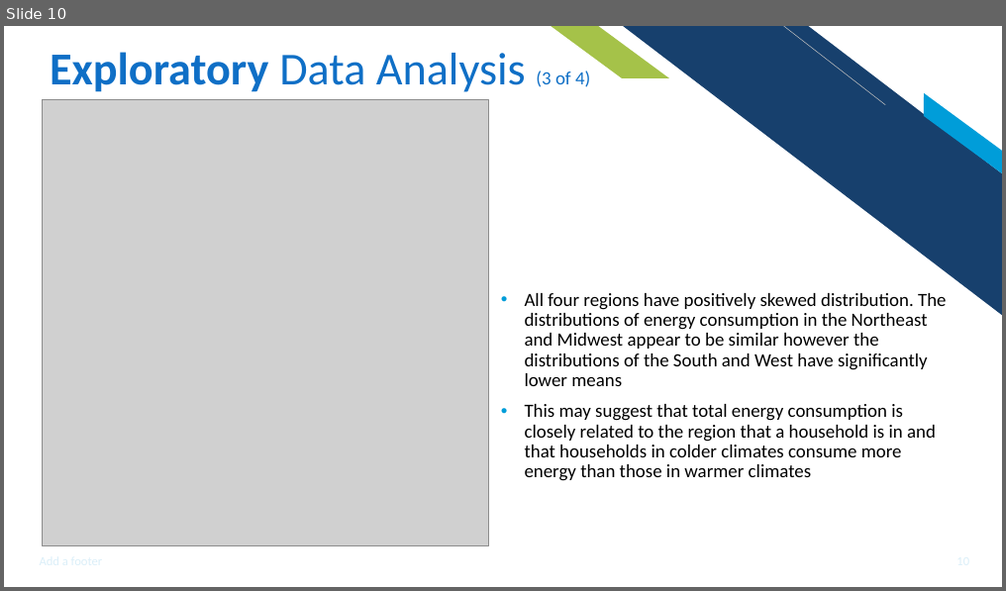
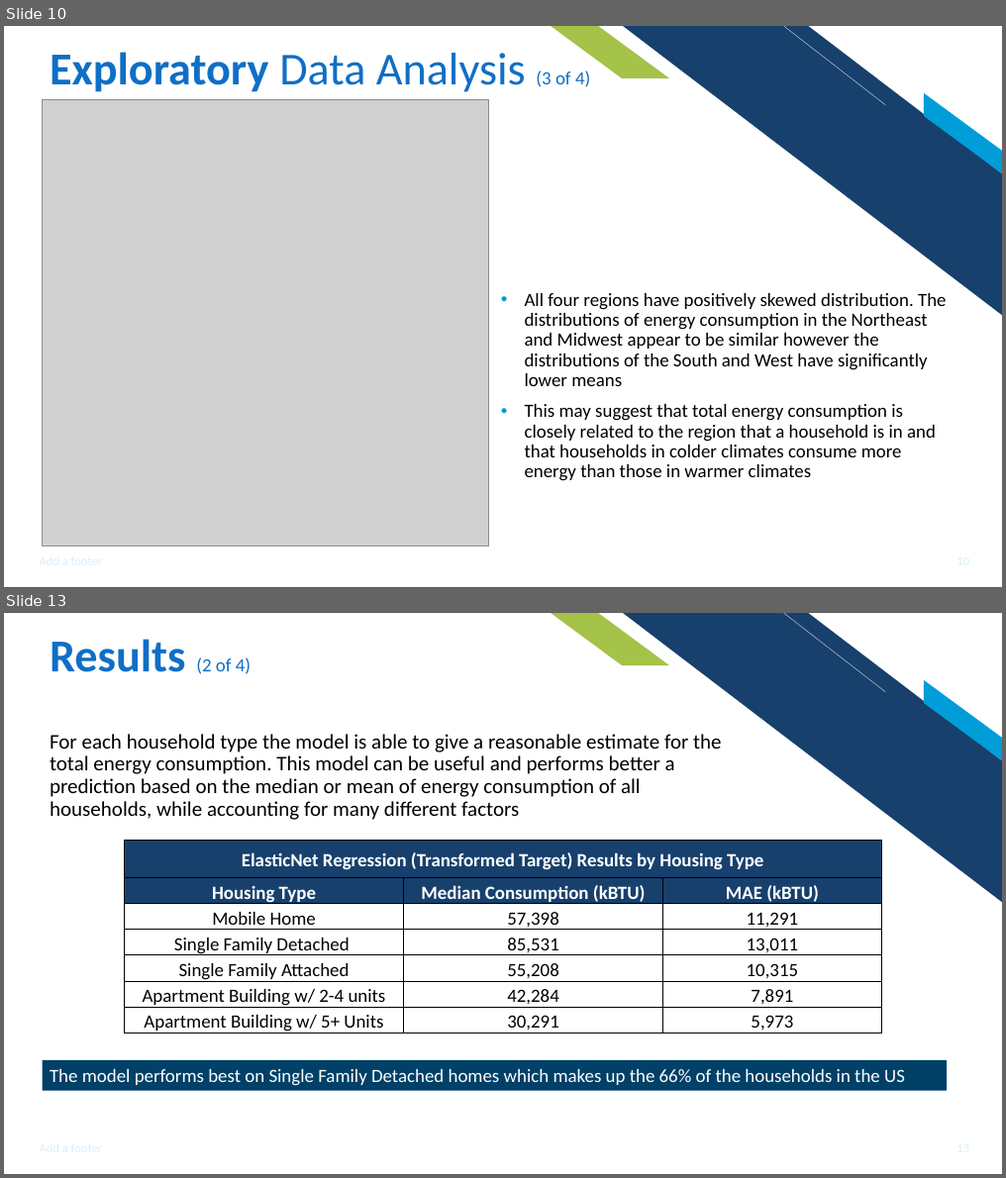
Before and after one commit to ishareef7/Springboard, a slide deck: Capstone1/Capstone1_Reports/Capstone1_Presentation.pptx. Shown one above the other, each under a label of ours: slide 10 before the commit, slides 10 and 13 after it; the slides between them are not shown. The pictures are 1006x591 and 1006x1178 pixels, drawn with LibreOffice and Linux fonts; fonts in the diff are those of the drawing; grey boxes stand for pictures. Boxes give left, top, right and bottom in pixels: in the first picture for what was removed or moved away, otherwise in the second. Text is boxed around its words. In the diff, an @@ line names an element or a change of style, - is before the commit and + after.

Commit message:
Committing updated predictive model notebooks includeing reorganized files, final report and final presentation

```diff
--- a/Capstone1/Capstone1_Reports/Capstone1_Presentation.pptx
+++ b/Capstone1/Capstone1_Reports/Capstone1_Presentation.pptx
@@ slide 13 added at box(4, 613, 1002, 1174), background #FFFFFF; not listed: 4 template elements that a slide beside it also shows @@
@@ title added at box(50, 639, 251, 674), 44 pt, text #0F6FC6, bold @@
+Results (2 of 4)
@@ text added at box(50, 734, 722, 820), 20 pt, text #000000 @@
+For each household type the model is able to give a reasonable estimate for the total energy consumption. This model can be useful and performs better a prediction based on the median or mean of energy consumption of all households, while accounting for many different factors
@@ table added at box(125, 840, 881, 1038), 7 rows, 3 columns @@
+ElasticNet Regression (Transformed Target) Results by Housing Type |  | 
+Housing Type | Median Consumption (kBTU) | MAE (kBTU)
+Mobile Home | 57,398 | 11,291
+Single Family Detached | 85,531 | 13,011
+Single Family Attached | 55,208 | 10,315
+Apartment Building w/ 2-4 units | 42,284 | 7,891
+Apartment Building w/ 5+ Units | 30,291 | 5,973
@@ rectangle added at box(43, 1060, 946, 1090), fill #014067, 18 pt, text #FFFFFF @@
+The model performs best on Single Family Detached homes which makes up the 66% of the households in the US
```
Also in this commit, not shown: 5 other slides added, 5 slides removed, 21 other files.
